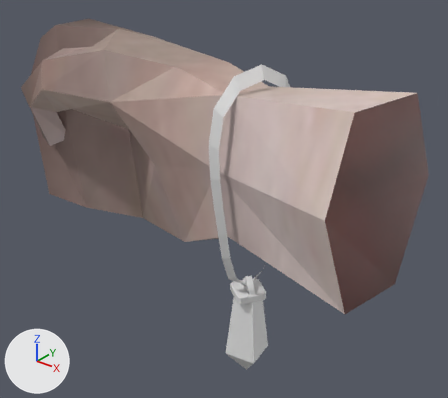
One commit to the Blender file Assets/Models/Hand.blend: the scene before it, then after it.
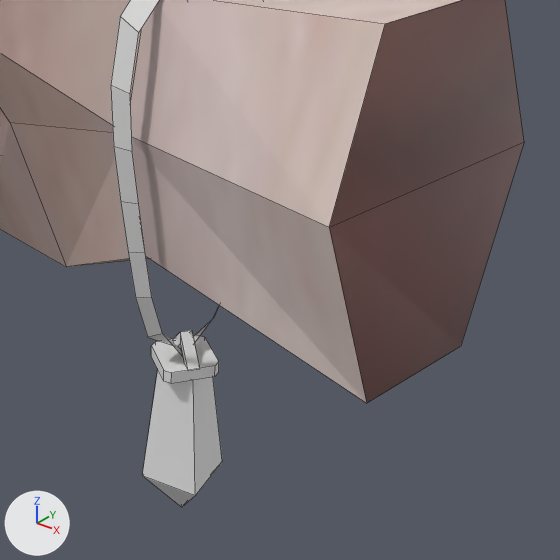
There are two pictures of each version: one whole from a 50 mm lens placed at (0.902, -0.765, 0.42), pointed at (0.256, 0.043, -0.081), one close up on the part from 33% to 100% of the width and 25% to 100% of the height. The axes (+X, +Y, +Z) are drawn at lower left. The lights are the same throughout. The first two pictures are the older version. The close-ups show mesh edges as thin lines.
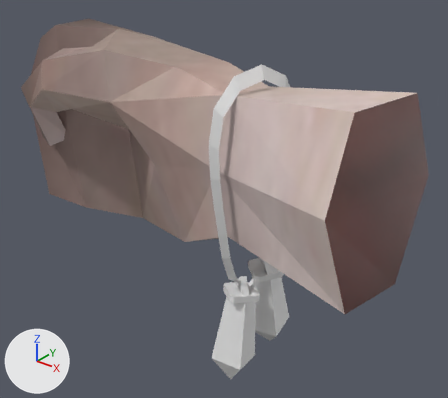
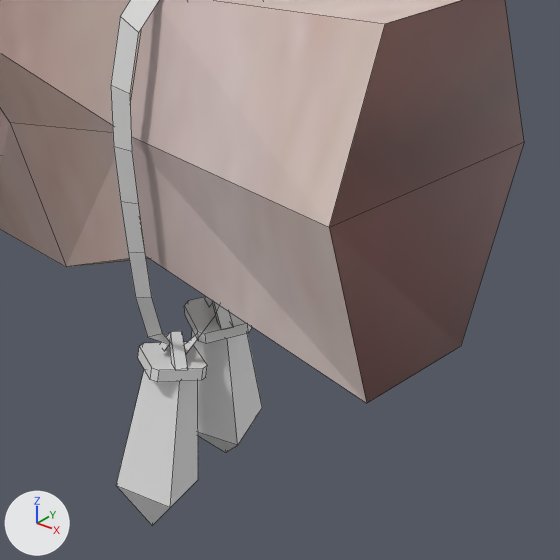
What the commit changed:
me_plane_004 is used by ob_plane_003; location (0.36, -0.019, -0.337); rotation (0.0, 0.0, 1.728), in degrees (0, 0, 99); scale (0.0293, 0.0293, 0.0293).
me_plane_004 had 66 vertices, 38 faces and spanned x -2.83..3.41, y -1.56..1.15, z 4.23..18.16.
me_plane_004 now has 38 vertices, 18 faces and spans x -2.83..3.41, y -1.56..0.96, z 4.68..18.16.
me_plane_004 part 1: the loose piece of 16 vertices spanning x -1.15..1.15, y -1.15..1.15, z 4.23..4.64 is deleted.
me_plane_004 part 2: the loose piece of 12 vertices spanning x -0.75..0.75, y -0.79..0.74, z 4.61..5.5 is deleted.
Mesh me_plane_007 is new.
It has 28 vertices, 20 faces and spans x -1.15..1.15, y -1.15..1.15, z 4.23..5.5.
It uses material mat_material (white #e7e7e7).
Object 'Plane' (ob_plane) moves from (0.36, -0.019, -0.337) to (0.36, -0.06, -0.327).
Object 'Plane' (ob_plane) turns from (0, 0, 99) to (1.4, 8.9, 99) degrees about x, y and z.
Object 'Plane.005' (ob_plane_005) is new; it shows me_plane_007.
Its location is (0.365, 0.044, -0.309).
Its rotation in degrees is (-1.2, -7.5, 99).
Its scale is (0.0293, 0.0293, 0.0293).
Object 'Plane.004' (ob_plane_004) is new; it shows a copy of the mesh of ob_plane.
Its location is (0.365, 0.044, -0.309).
Its rotation in degrees is (-1.2, -7.5, 99).
Its scale is (0.0293, 0.0293, 0.0293).
Object 'Plane.002' (ob_plane_002) is new; it shows a copy of me_plane_007.
Its location is (0.36, -0.06, -0.327).
Its rotation in degrees is (1.4, 8.9, 99).
Its scale is (0.0293, 0.0293, 0.0293).

What differs and where, as boxes (x1, y1, x2, y2) in the close-ups (560 x 560 px):
'Plane', moved, turned
    before: (142, 370, 222, 507)
    after: (116, 370, 198, 525)
'Plane.003', reshaped
    before: (111, 0, 219, 384)
    after: (111, 0, 218, 350)
'Plane.004', added
    after: (191, 330, 262, 453)
'Plane.002', added
    after: (138, 331, 207, 382)
'Plane.005', added
    after: (184, 297, 252, 344)
part 1 of me_plane_004, deleted
    before: (151, 336, 219, 384)
part 2 of me_plane_004, deleted
    before: (173, 330, 199, 369)
